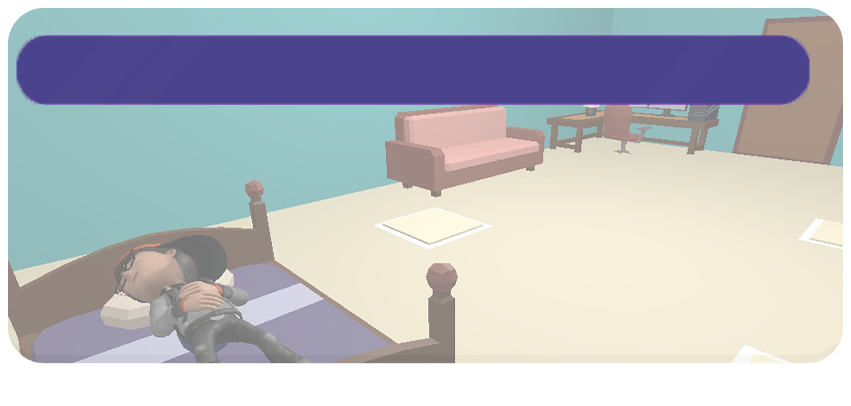
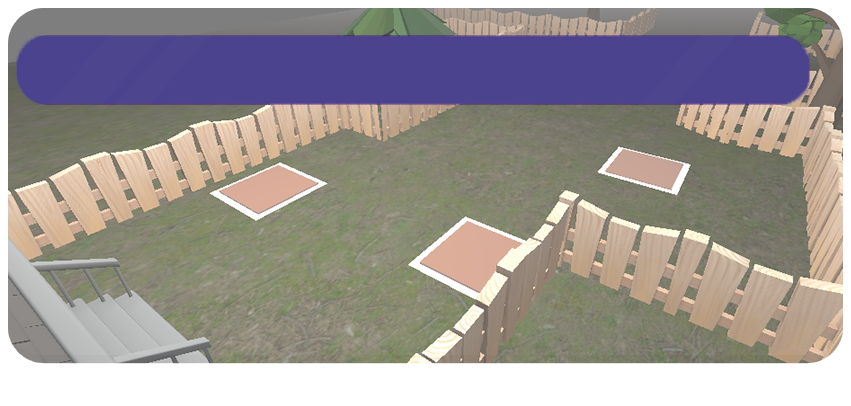
Revision of a layered 851px x 406px image; what changed, layer by layer:
hid "lvl-1-b" over [8,8,843,364]
added layer "Layer 6" above "Layer 1" over [8,8,843,364]
